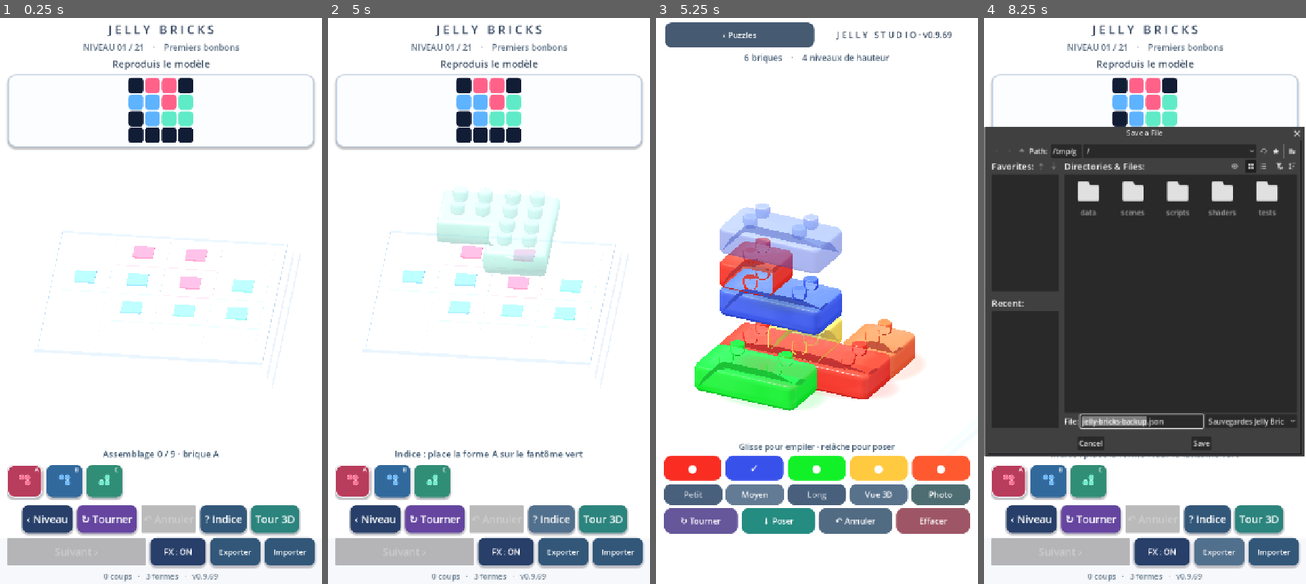
Above: before the commit, frames 1-4 (left to right).
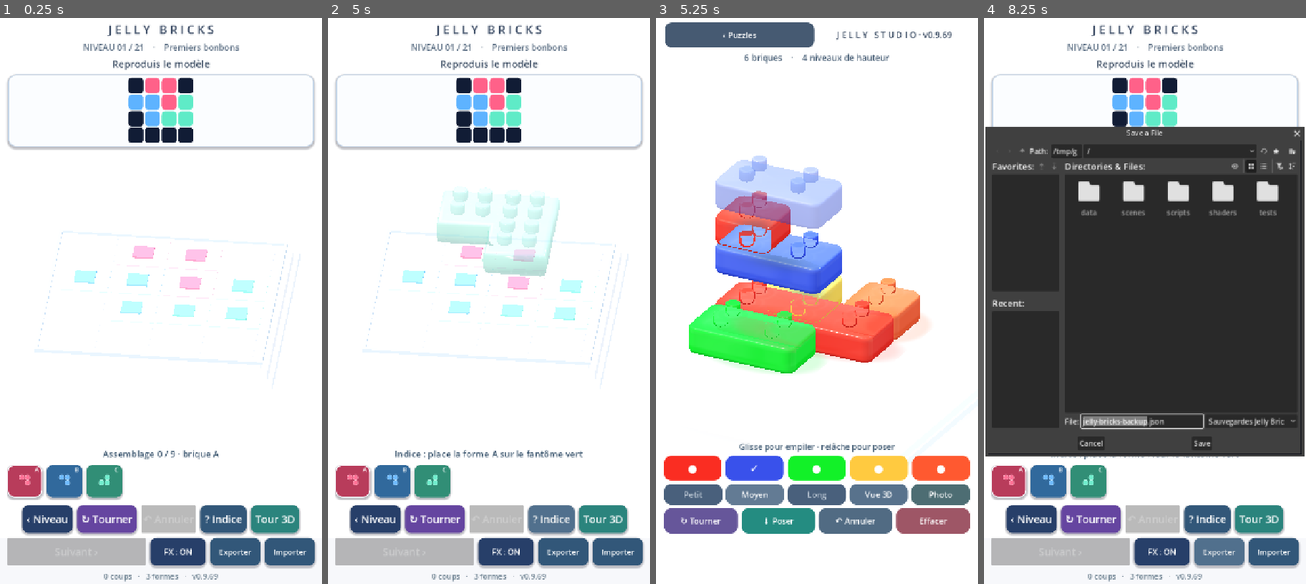
Above: after the commit, the same moments.

Repository: dbrckk/Jelly-bricks
Game: Godot game, scene res://scenes/main.tscn
Two runs of this game, one before a commit and one after it. Both use one fixed random seed, a clock stepped at 60 frames per second and the inputs below.
Inputs (mouse positions are in pixels of both pictures, inside the frame that each line leads up to):
- Up to frame 1 (0.25 s): no input
- Up to frame 2 (5 s): click (353, 482) at 0.52 s; click (392, 482) at 1.27 s; click (431, 482) at 2.02 s; click "‹ Niveau" at 2.75 s; click "↻ Tourner" at 3.5 s; click "? Indice" at 4.25 s
- Up to frame 3 (5.25 s): click "Tour 3D" at 5 s
- Up to frame 4 (8.25 s): click "‹ Puzzles" at 5.75 s; click "FX : ON" at 6.5 s; click "FX : OFF" at 7.25 s; click "Exporter" at 8 s

Frames 1-2 are identical in both runs. In frame 3, 21% of the frame differs, in the area x 10-85%, y 24-70%; in frame 4, 1.1%.

Commit message:
fix(godot): soften rounded jelly silhouette and remove dark socket artifacts
* fix(godot): hide falsely visible studio socket interior from tinted color pass

* feat(godot): soften studio brick corner silhouette without altering socket clearance

* fix(android): compose stack view within usable portrait space

* test(godot): protect smooth corners, socket masking and portrait camera composition

Diff:
--- a/native-godot/scripts/gel_mesh.gd
+++ b/native-godot/scripts/gel_mesh.gd
@@ -254,10 +254,11 @@
 ## puzzle polyominoes. A rounded rectangle replaces square per-cell tops:
 ## real convex 3D corner fillets continue through every bevel ring.
 ## Single indexed mesh, shared by every matching orientation/length.
-# The ORIGINAL video uses flat, crisp product-style sides with a little
-# translucent rounding just at the edges, not soap-capsule silhouettes.
+# Preserve the flat product-style sidewalls from the reference video, but
+# round their vertical corner silhouette more smoothly: the phone capture
+# showed near-square plastic corners. No changes to stud/socket fits.
 # Only the studio meshes change; the 21 puzzle outlines stay untouched.
-const STUDIO_CORNER_RADIUS := 0.105
+const STUDIO_CORNER_RADIUS := 0.145
 # The photographed reference uses a *flat vertical Jelly sidewall* between
 # small top/bottom fillets. Previous ring bands formed a continuously bulged
 # candy capsule. The puzzle generator keeps its original independent rings.
@@ -267,7 +268,7 @@
 # leaving a broad level center instead of a puffy wedge. Normals interpolate
 # through the existing perimeter bands, no additional triangles or draw.
 const STUDIO_RING_VERTICALS := [0.97, 0.84, 0.46, 0.0, 0.0, -0.46, -0.84]
-const STUDIO_CORNER_STEPS := 7
+const STUDIO_CORNER_STEPS := 10
 # Physically modeled underside socket: deepen the roof to 0.265 world units
 # so the shorter 0.55 layer spacing seats the visible shells much closer
 # together while leaving exactly 0.017 clearance above a stud top (.798).
--- a/native-godot/scripts/stack_mode.gd
+++ b/native-godot/scripts/stack_mode.gd
@@ -516,12 +516,19 @@
     for entry in bricks:
         stack_height = maxf(stack_height,
             float(int(entry["layer"]) + 1) * STEP + .50)
-    var target_height: float = maxf(1.6, stack_height * .44)
+    # Keep the sculpture centered within the usable space BETWEEN the
+    # top label and bottom touch controls. Framing at y>=1.6 pointed
+    # above short towers: the real Android screenshot showed an enormous
+    # blank upper area and a pile squeezed against the action buttons.
+    # Preserve the same perspective vector so screen-space touch picking
+    # stays consistent. Raise the aim smoothly as the tower grows.
+    var target_height: float = maxf(.75, stack_height * .40 - .30)
     host.camera.position = presets[camera_mode] + Vector3(
         0.0, target_height - 1.6, 0.0)
-    # A closer editorial product shot for the starter sculpture while
-    # automatically zooming out for tall nine-layer towers.
-    host.camera.size = maxf(10.45 if camera_mode != 2 else 11.20,
+    # Only the default 3/4 and side product views tighten slightly.
+    # The overhead view keeps its established 11.20 minimum for tapping
+    # outside corner cells; a 9-layer construction still zooms back out.
+    host.camera.size = maxf(9.90 if camera_mode != 2 else 11.20,
         stack_height * 1.48 + 5.20)
     host.camera.look_at(Vector3(0.0, target_height, 0.0))
     if camera_button != null:
--- a/native-godot/shaders/jelly.gdshader
+++ b/native-godot/shaders/jelly.gdshader
@@ -167,6 +167,20 @@
 }
 
 void fragment() {
+    // Studio's recessed underside socket is physically modeled for stud
+    // clearance and real shadow-caster geometry. However, its downward
+    // interior ceiling and pocket walls show THROUGH 0.94-alpha dyed gel
+    // as huge dark, angular chevrons when viewed from above (user's
+    // Android screenshot). Their sharply triangulated silhouette is not
+    // a visible outer surface of a filled gelatin brick.
+    // Suppress ONLY the inward/downward socket triangles in the color
+    // pass: y=.055..265, explicitly flat downward normals. Exterior
+    // bevels (-.84 normal Y), all real studs, shadows, and the 21 puzzle
+    // materials remain intact. The pocket remains in the mesh to seat studs.
+    if (studio_glass > .001 && jelly_surface_normal.y < -.985 &&
+            jelly_local.y > .054 && jelly_local.y < .267) {
+        discard;
+    }
     vec3 n = normalize(NORMAL);
     vec3 eye = normalize(VIEW);
     // Preserve the legacy puzzle finish; studio geometry uses its own up.
--- a/native-godot/tests/validate.gd
+++ b/native-godot/tests/validate.gd
@@ -156,7 +156,9 @@
                 push_error("Studio surface has square corners or disconnected crown")
                 quit(1)
                 return
-    if GEL_MESH.STUDIO_CORNER_RADIUS > .111 \
+    if GEL_MESH.STUDIO_CORNER_RADIUS < .140 \
+            or GEL_MESH.STUDIO_CORNER_RADIUS > .155 \
+            or GEL_MESH.STUDIO_CORNER_STEPS < 10 \
             or GEL_MESH.STUDIO_RING_OFFSETS.max() > .040 \
             or absf(GEL_MESH.STUDIO_RING_OFFSETS[3] -
                 GEL_MESH.STUDIO_RING_OFFSETS[4]) > .0001 \
@@ -295,7 +297,9 @@
         for required_optic in ["golden_pigment", "royal_pigment",
                 "ruby_pigment", "stud_cap", "optical_dye",
                 "gel_depth_optics", "through_gel", "base_roughness",
-                "studio_contact_dye", "joining_height", "overlap_falloff"]:
+                "studio_contact_dye", "joining_height", "overlap_falloff",
+                "jelly_surface_normal.y < -.985",
+                "jelly_local.y < .267", "discard;"]:
             if not jelly_shader_source.contains(required_optic):
                 push_error("Missing video-calibrated Jelly optic: " + required_optic)
                 quit(1)
@@ -1495,6 +1499,14 @@
     studio._reset()
     if not studio.bricks.is_empty() or game.camera.size > 12.5:
         push_error("Blank studio did not restore the original product framing")
+        quit(1)
+        return
+    # Phone screenshot regression: blank upper space should not force a
+    # real four-layer sculpture against the bottom HUD. The close default
+    # camera's world-space aim is now below the old fixed y=1.6.
+    if absf(game.camera.size - 9.90) > .005 \
+            or absf(game.camera.position.y - 7.65) > .05:
+        push_error("Studio reverted to distant and low-framed product camera")
         quit(1)
         return
     # Regression: a crashed native write can leave malformed primary JSON.
